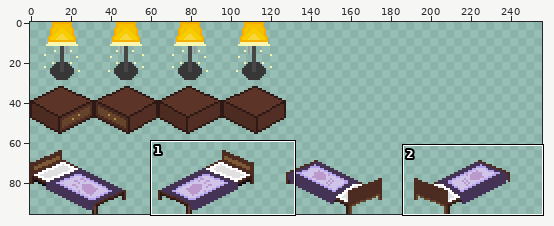
Pixel-art file, stored at DoggyLifeGodot/aseprite/decoration/floor-sprites.aseprite. Above: a wide view before the commit, with the close-up outlined.
Close-up. Before the edit:
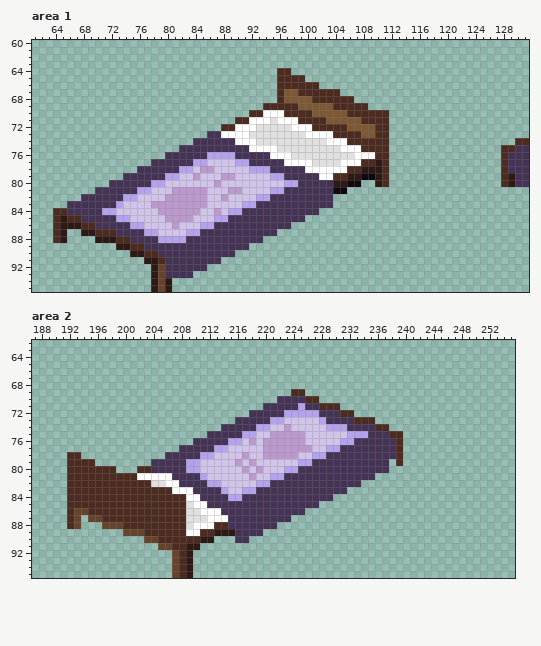
256x96 pixels, 1 frame. Shown: area 1: x 61..131, y 60..95; area 2: x 187..255, y 62..95.
The result:
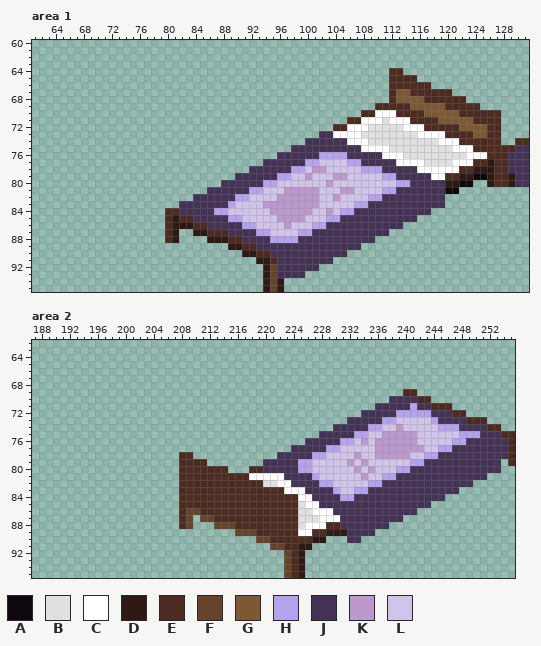
Palette (. is transparent): A #0f080e  B #e0e0e0  C #ffffff  D #2e1915  E #4c2b21  F #66442c  G #7c5835  H #b4a3ec  J #443355  K #bb99cc  L #d1c4e9
Commit: Update bed sprite in spritesheet
Difference:
--- area 1
@@ x 61..131 @@
 63 .......................................................................
-64 ...................................EE..................................
-65 ...................................EEEE................................
-66 ...................................EEEEEE..............................
-67 ...................................EGGEEEEEE...........................
-68 ...................................EGGGGEEEEEE.........................
-69 .................................EEEEEGGGGGEEEEE.......................
-70 ...............................EECCCEEEEGGGGGEEEEEE....................
-71 .............................EECCCBCCCEEEEGGGGGEEEE....................
-72 ...........................EECCCBBBBBCCCEEEEEGGGGEE....................
-73 .........................JJCCCCBBBBBBBBCCCCEEEEGGEE....................
-74 .......................JJJJJJCCCBBBBBBBBBBCCCEEEEEE..................EE
-75 .....................JJJJJJJJJJCCCCBBBBBBBBBCCCEEEE................EEJJ
-76 ...................JJJJJJHHHHJJJJJCCCBBBBBBBBBCCCEE................EJJJ
-77 .................JJJJJJHHLLLLHHJJJJJCCCCBBBBCCCEEDE................EJJJ
-78 ...............JJJJJJHHLKKLLLLLHHHJJJJJCCCCCCEEDDDE................EJJJ
-79 .............JJJJJJHHLLKLLLKKLLLLLHHJJJJJCCEEDDAADE................EDJJ
-80 ...........JJJJJJHHLLLLLLLKLLLLLLLLLHHJJJJJDDAA..DE................EDJJ
-81 .........JJJJJJHHLLLKKKKKLLLKKLLLLHHJJJJJJJAA..........................
-82 .......JJJJJJHHLLLLKKKKKKLLKLLLLHHJJJJJJJJJ............................
-83 .....JJJJJJJHLLLLKKKKKKKKLLLLLHHJJJJJJJJJJJ............................
-84 ...EEJJJJJHHLLLLLLKKKKKKLLKLHHJJJJJJJJJJJ..............................
-85 ...EDEEJJJJJHHLLLLLKKKKLLLHHJJJJJJJJJJJ................................
-86 ...EDDDEEJJJJJHHLLLLKLLLHHJJJJJJJJJJJ..................................
-87 ...ED..DDEEEJJJJHHLLLLHHJJJJJJJJJJJ....................................
-88 ...ED....DDDEEJJJJHHHHJJJJJJJJJJJ......................................
-89 ............DDEEJJJJJJJJJJJJJJJ........................................
-90 ..............DDEEJJJJJJJJJJJ..........................................
-91 ................DDEJJJJJJJJ............................................
-92 .................DFJJJJJJ..............................................
-93 .................DFJJJJ................................................
-94 .................DFD...................................................
-95 .................DFD...................................................
+64 ...................................................EE..................
+65 ...................................................EEEE................
+66 ...................................................EEEEEE..............
+67 ...................................................EGGEEEEEE...........
+68 ...................................................EGGGGEEEEEE.........
+69 .................................................EEEEEGGGGGEEEEE.......
+70 ...............................................EECCCEEEEGGGGGEEEEEE....
+71 .............................................EECCCBCCCEEEEGGGGGEEEE....
+72 ...........................................EECCCBBBBBCCCEEEEEGGGGEE....
+73 .........................................JJCCCCBBBBBBBBCCCCEEEEGGEE....
+74 .......................................JJJJJJCCCBBBBBBBBBBCCCEEEEEE..EE
+75 .....................................JJJJJJJJJJCCCCBBBBBBBBBCCCEEEEEEJJ
+76 ...................................JJJJJJHHHHJJJJJCCCBBBBBBBBBCCCEEEJJJ
+77 .................................JJJJJJHHLLLLHHJJJJJCCCCBBBBCCCEEDEEJJJ
+78 ...............................JJJJJJHHLKKLLLLLHHHJJJJJCCCCCCEEDDDEEJJJ
+79 .............................JJJJJJHHLLKLLLKKLLLLLHHJJJJJCCEEDDAADEEDJJ
+80 ...........................JJJJJJHHLLLLLLLKLLLLLLLLLHHJJJJJDDAA..DEEDJJ
+81 .........................JJJJJJHHLLLKKKKKLLLKKLLLLHHJJJJJJJAA..........
+82 .......................JJJJJJHHLLLLKKKKKKLLKLLLLHHJJJJJJJJJ............
+83 .....................JJJJJJJHLLLLKKKKKKKKLLLLLHHJJJJJJJJJJJ............
+84 ...................EEJJJJJHHLLLLLLKKKKKKLLKLHHJJJJJJJJJJJ..............
+85 ...................EDEEJJJJJHHLLLLLKKKKLLLHHJJJJJJJJJJJ................
+86 ...................EDDDEEJJJJJHHLLLLKLLLHHJJJJJJJJJJJ..................
+87 ...................ED..DDEEEJJJJHHLLLLHHJJJJJJJJJJJ....................
+88 ...................ED....DDDEEJJJJHHHHJJJJJJJJJJJ......................
+89 ............................DDEEJJJJJJJJJJJJJJJ........................
+90 ..............................DDEEJJJJJJJJJJJ..........................
+91 ................................DDEJJJJJJJJ............................
+92 .................................DFJJJJJJ..............................
+93 .................................DFJJJJ................................
+94 .................................DFD...................................
+95 .................................DFD...................................
--- area 2
@@ x 187..255 @@
 68 .....................................................................
-69 .....................................EE..............................
-70 ...................................JJJJEE............................
-71 .................................JJJJJHJJEEE.........................
-72 ...............................JJJJJHHHHHJJJEE.......................
-73 .............................JJJJJHHLLLLLHJJJJEEE....................
-74 ...........................JJJJJHHLLKLLLLLHHHJJJJEE..................
-75 .........................JJJJJHHLLKKKKKLLLLLLHHHJJJEE................
-76 .......................JJJJJHHLKLKKKKKKLLLLLHHJJJJJJE................
-77 .....................JJJJJHHLLLLLKKKKKKKLLHHJJJJJJJJE................
-78 .....EE............JJJJJHHLLLLKLLKKKKKLLHHJJJJJJJJJJE................
-79 .....EEEE........JJJJJHHLLLLLKLKLLLLLLHHJJJJJJJJJJJ.E................
-80 .....EEEEEEE...EEJJJJJHHLLLLLLKLKLLLHHJJJJJJJJJJJJJ..................
-81 .....EEEEEEEEEECCCCCJJJJHLLLLLLKLLHHJJJJJJJJJJJJJ....................
-82 .....EEEEEEEEEEEEBBCCJJJJHHLLLLLHHJJJJJJJJJJJJJ......................
-83 .....EEEEEEEEEEEEEEECCCJJJJHLLHHJJJJJJJJJJJJJ........................
-84 .....EEEEEEEEEEEEEEEEECCJJJJHHJJJJJJJJJJJJJ..........................
-85 .....EEEEEEEEEEEEEEEEEBCCJJJJJJJJJJJJJJJJ............................
-86 .....EFFEEEEEEEEEEEEEEBBCCCJJJJJJJJJJJJ..............................
-87 .....EF.FFEEEEEEEEEEEEBBBCCCJJJJJJJJJ................................
-88 .....EF...FFFEEEEEEEEEBCCCEEJJJJJJJ..................................
-89 .............FFFEEEEEECCEEDDDJJJJ....................................
-90 ................FFEEEEEEDD...JJ......................................
-91 ..................FFEEDD.............................................
-92 ....................FED..............................................
-93 ....................FED..............................................
-94 ....................FED..............................................
-95 ....................FED..............................................
+69 .....................................................EE..............
+70 ...................................................JJJJEE............
+71 .................................................JJJJJHJJEEE.........
+72 ...............................................JJJJJHHHHHJJJEE.......
+73 .............................................JJJJJHHLLLLLHJJJJEEE....
+74 ...........................................JJJJJHHLLKLLLLLHHHJJJJEE..
+75 .........................................JJJJJHHLLKKKKKLLLLLLHHHJJJEE
+76 .......................................JJJJJHHLKLKKKKKKLLLLLHHJJJJJJE
+77 .....................................JJJJJHHLLLLLKKKKKKKLLHHJJJJJJJJE
+78 .....................EE............JJJJJHHLLLLKLLKKKKKLLHHJJJJJJJJJJE
+79 .....................EEEE........JJJJJHHLLLLLKLKLLLLLLHHJJJJJJJJJJJ.E
+80 .....................EEEEEEE...EEJJJJJHHLLLLLLKLKLLLHHJJJJJJJJJJJJJ..
+81 .....................EEEEEEEEEECCCCCJJJJHLLLLLLKLLHHJJJJJJJJJJJJJ....
+82 .....................EEEEEEEEEEEEBBCCJJJJHHLLLLLHHJJJJJJJJJJJJJ......
+83 .....................EEEEEEEEEEEEEEECCCJJJJHLLHHJJJJJJJJJJJJJ........
+84 .....................EEEEEEEEEEEEEEEEECCJJJJHHJJJJJJJJJJJJJ..........
+85 .....................EEEEEEEEEEEEEEEEEBCCJJJJJJJJJJJJJJJJ............
+86 .....................EFFEEEEEEEEEEEEEEBBCCCJJJJJJJJJJJJ..............
+87 .....................EF.FFEEEEEEEEEEEEBBBCCCJJJJJJJJJ................
+88 .....................EF...FFFEEEEEEEEEBCCCEEJJJJJJJ..................
+89 .............................FFFEEEEEECCEEDDDJJJJ....................
+90 ................................FFEEEEEEDD...JJ......................
+91 ..................................FFEEDD.............................
+92 ....................................FED..............................
+93 ....................................FED..............................
+94 ....................................FED..............................
+95 ....................................FED..............................
Where, in picture pixels (left, top, right, bottom), the same in both close-ups:
changed: (53, 68, 501, 292)
changed: (67, 389, 515, 578)
